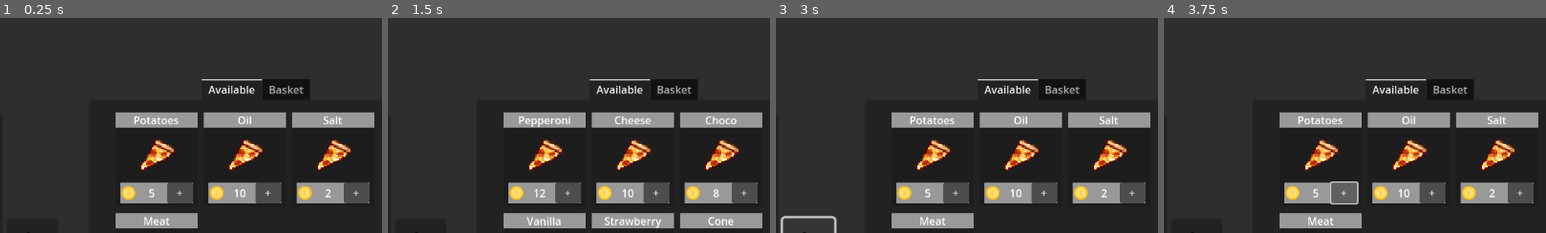
Above: before the commit, frames 1-4 (left to right).
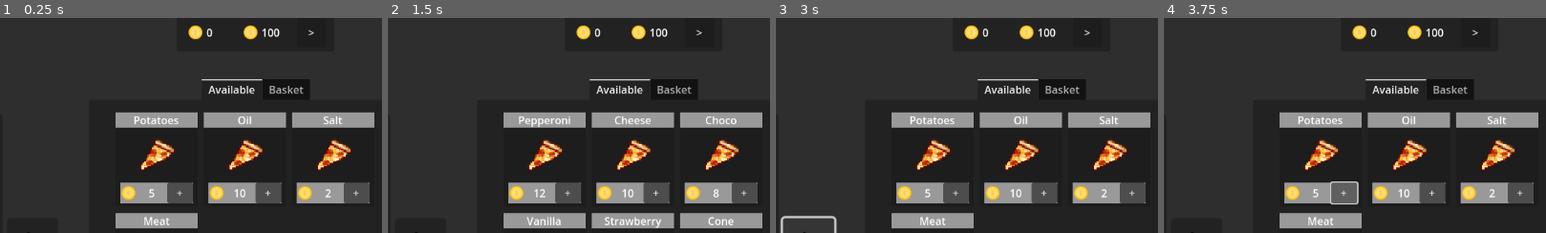
Above: after the commit, the same moments.

Repository: HartFinne/Cozy-Cuisine
Game: Godot game, scene res://Market (shops, items)/Scenes/market_scene.tscn
Same seed, same stepped clock (60 frames per second), same inputs: the game is played once before the commit and once after it. The engine's default icon, where the game draws it, is replaced by a stand-in: a white triangle on a blue panel in a dark square.
Inputs (mouse positions are % of the whole screen's width and height, from its top left):
- Up to frame 1 (0.25 s): no input
- Up to frame 2 (1.5 s): click (10, 60) at 0.5 s; click "->" at 1.25 s
- Up to frame 3 (3 s): click "->" at 2 s; click (43, 60) at 2.75 s
- Up to frame 4 (3.75 s): click "+" at 3.5 s
The pictures show only the part of the screen within x 39-89%, y 8-58%; the shares and areas given below are measured in that part.

The runs differ from the first frame. In frame 1, 0.6% of the frame differs, in the area x 49-83%, y 3-11%; in frame 2, 0.6%; in frame 3, 0.6%; in frame 4, 0.6%.

Commit message:
Market Scene bugs fixed
Done with the errors

Diff:
--- a/JSON (dictionaries, data)/basket_data.json
+++ b/JSON (dictionaries, data)/basket_data.json
@@ -4,5 +4,17 @@
 		"name": "Oil",
 		"price": 10,
 		"quantity": 1
+	},
+	"Potatoes": {
+		"image": "res://Market (shops, items)/Assets/Ingredients/81_pizza.png",
+		"name": "Potatoes",
+		"price": 5.0,
+		"quantity": 1.0
+	},
+	"Salt": {
+		"image": "res://Market (shops, items)/Assets/Ingredients/81_pizza.png",
+		"name": "Salt",
+		"price": 2,
+		"quantity": 1
 	}
 }
--- a/JSON (dictionaries, data)/player_data.json
+++ b/JSON (dictionaries, data)/player_data.json
@@ -1,13 +1,13 @@
 {
-	"budget": 5.0,
+	"budget": 0.0,
 	"days": 1.0,
 	"expenses": 0.0,
 	"inventory": {
 		"MixedVeg": {
 			"image": "res://Market (shops, items)/Assets/Ingredients/81_pizza.png",
 			"name": "MixedVeg",
-			"price": 6,
-			"quantity": 1
+			"price": 6.0,
+			"quantity": 1.0
 		},
 		"Oil": {
 			"image": "res://Market (shops, items)/Assets/Ingredients/81_pizza.png",
@@ -19,7 +19,7 @@
 			"image": "res://Market (shops, items)/Assets/Ingredients/81_pizza.png",
 			"name": "Potatoes",
 			"price": 5.0,
-			"quantity": 11.0
+			"quantity": 22.0
 		},
 		"Salt": {
 			"image": "res://Market (shops, items)/Assets/Ingredients/81_pizza.png",
--- a/Market (shops, items)/Autoloader/money_manager.gd
+++ b/Market (shops, items)/Autoloader/money_manager.gd
@@ -17,8 +17,19 @@
 
 
 func deduct_money(total_cost: float):
-	budget -= total_cost
-	save_player_money_data()
+	print("deduct moneuy", total_cost)
+	if total_cost <= budget:  # ✅ Ensure no negative budget
+		budget -= total_cost
+
+		save_player_money_data()
+	else:
+		print("ERROR: Not enough funds!")  # Failsafe check
+
+	# Prevent negative values (failsafe)
+	if budget < 0:
+		budget = 0.0
+		save_player_money_data()  # Save the corrected budget
+
 
 # Save updated budget to JSON
 func save_player_money_data():
--- a/Market (shops, items)/Scenes/market_scene.tscn
+++ b/Market (shops, items)/Scenes/market_scene.tscn
@@ -136,7 +136,6 @@
 text = "BUY"
 
 [node name="MoneyContainer" parent="Panel" instance=ExtResource("6_mojl1")]
-visible = false
 layout_mode = 1
 anchor_left = 0.622396
 anchor_top = 0.0709877
@@ -148,5 +147,6 @@
 unique_name_in_owner = true
 initial_position = 2
 size = Vector2i(470, 235)
+dialog_text = "Error Messages"
 
 [connection signal="pressed" from="Panel/TabContainer/Basket/HBoxContainer/BuyButton" to="Panel/TabContainer/Basket" method="_on_buy_button_pressed"]
--- a/Market (shops, items)/Scripts/basket.gd
+++ b/Market (shops, items)/Scripts/basket.gd
@@ -13,6 +13,7 @@
 # Called when the node enters the scene tree for the first time.
 func _ready() -> void:
 	update_basket_display()
+	BasketManager.basket_updated.connect(update_basket_display)  # Listen for changes
 
 
 func update_basket_display():
@@ -39,7 +40,6 @@
 
 	# Update total price label
 	total_price_label.text = str(total_price)
-	BasketManager.basket_updated.connect(update_basket_display)  # Listen for changes
 
 
 # Handle the buy button press
@@ -51,6 +51,7 @@
 	print("Buy button Working")
 
 	var total_cost = calculate_total_cost()
+	print(total_cost)
 
 	if total_cost > MoneyManager.budget:
 		error_popup.dialog_text = "Not enough money!"  # Set the error message
@@ -79,7 +80,6 @@
 		else:
 			inventory_data[item_name] = ingredient
 
-		total_cost += ingredient["price"] * ingredient["quantity"]
 
 	# Emit signal with total cost
 	purchase_completed.emit(total_cost)
--- a/Market (shops, items)/Scripts/money_cointainer.gd
+++ b/Market (shops, items)/Scripts/money_cointainer.gd
@@ -17,6 +17,7 @@
 
 func _on_purchase_completed(total_cost: float) -> void:
 	# Deduct total cost from budget
+	print(total_cost, "onpurchased")
 	MoneyManager.deduct_money(total_cost)  # Deduct money from budget
 	update_money_ui()  # Refresh UI after deduction
 	print("Budget updated:", MoneyManager.budget)
